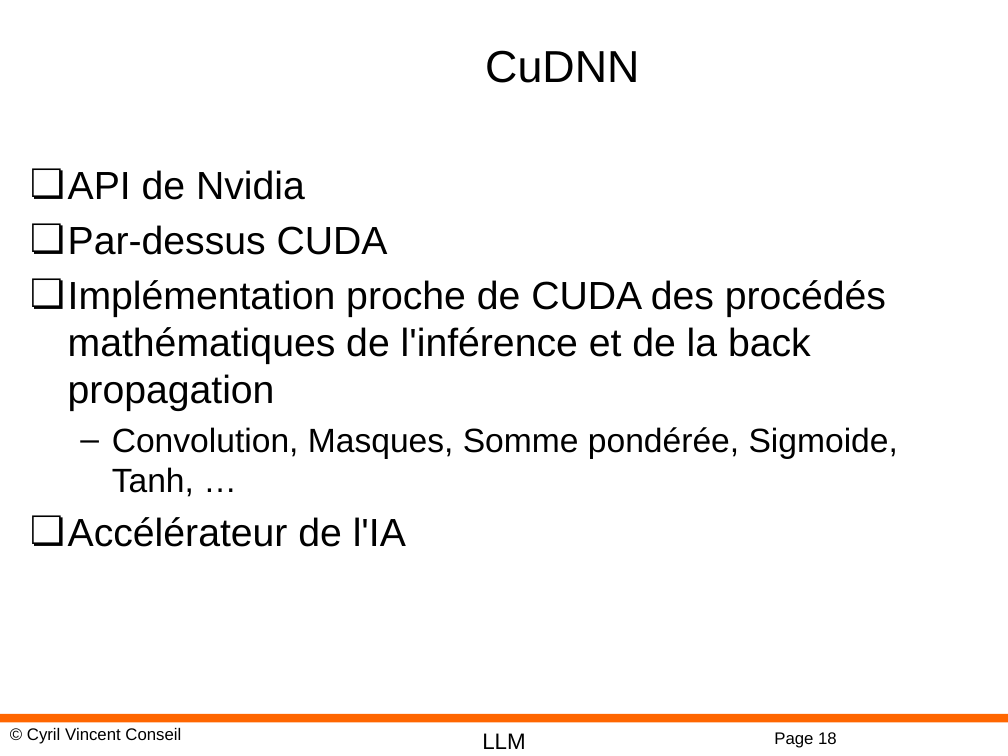
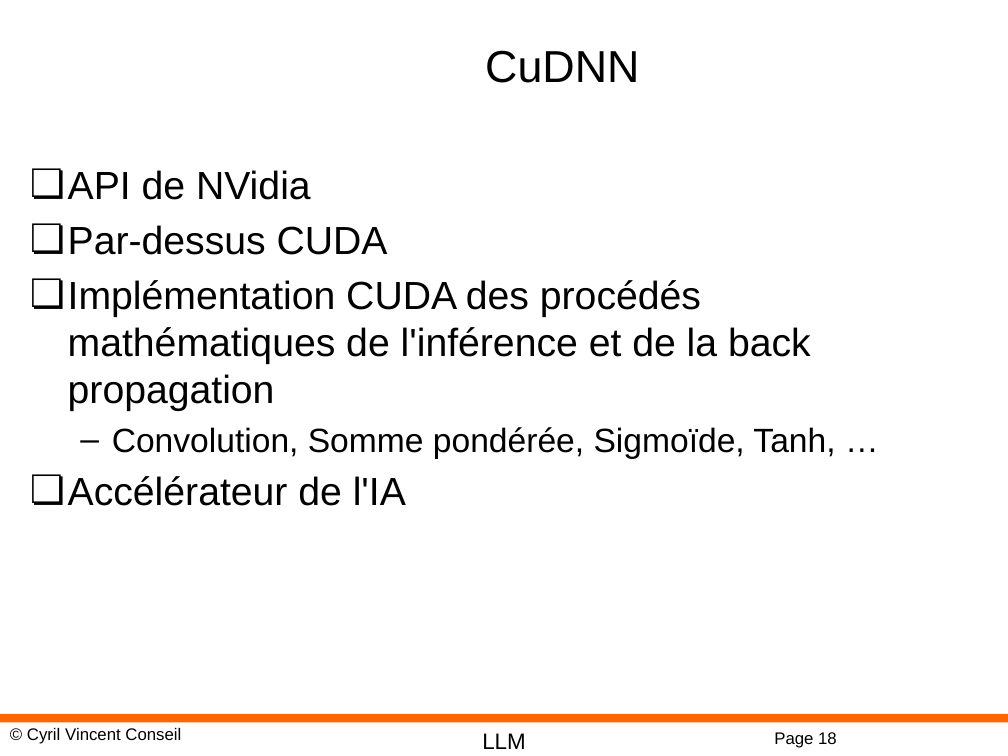
Before and after one commit to cyrilvincent/IA-LLM, a slide deck: slide 18 of AI09-UseMode.pptx. Drawn at 1008x756 pixels with LibreOffice and Linux fonts; fonts in the diff are those of the drawing; background and template pictures are left out. Boxes give left, top, right and bottom in pixels: in the first picture for what was removed or moved away, otherwise in the second. Text is boxed around its words. In the diff, an @@ line names an element or a change of style, - is before the commit and + after.

```diff
--- a/AI09-UseMode.pptx
+++ b/AI09-UseMode.pptx
@@ text at bbox=[68, 170, 311, 200]: text changed @@
-❏ API de Nvidia
+❏ API de NVidia
@@ text at bbox=[68, 280, 835, 459]: text changed @@
-❏ Implémentation proche de CUDA des procédés mathématiques de l'inférence et de la back propagation
-  – Convolution, Masques, Somme pondérée, Sigmoide, Tanh, …
+❏ Implémentation CUDA des procédés mathématiques de l'inférence et de la back propagation
+  – Convolution, Somme pondérée, Sigmoïde, Tanh, …
```
Also in this commit, not shown: 2 other slides changed, 1 slide added, 1 slide removed, 6 other files.
